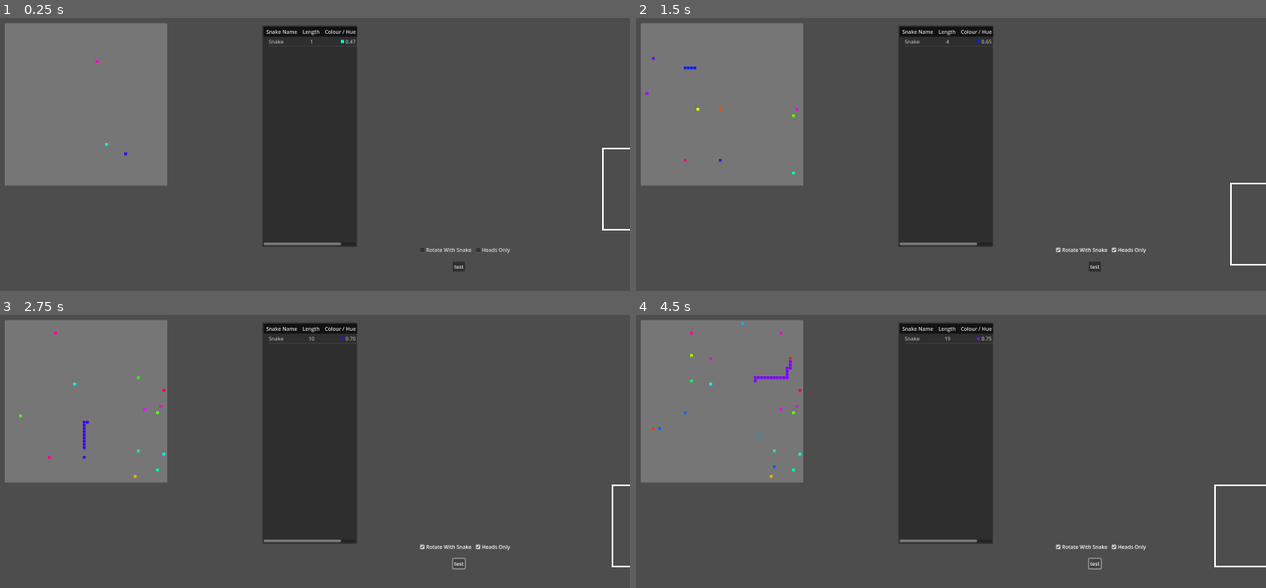
Above: before the commit, frames 1-4 (two rows, left to right).
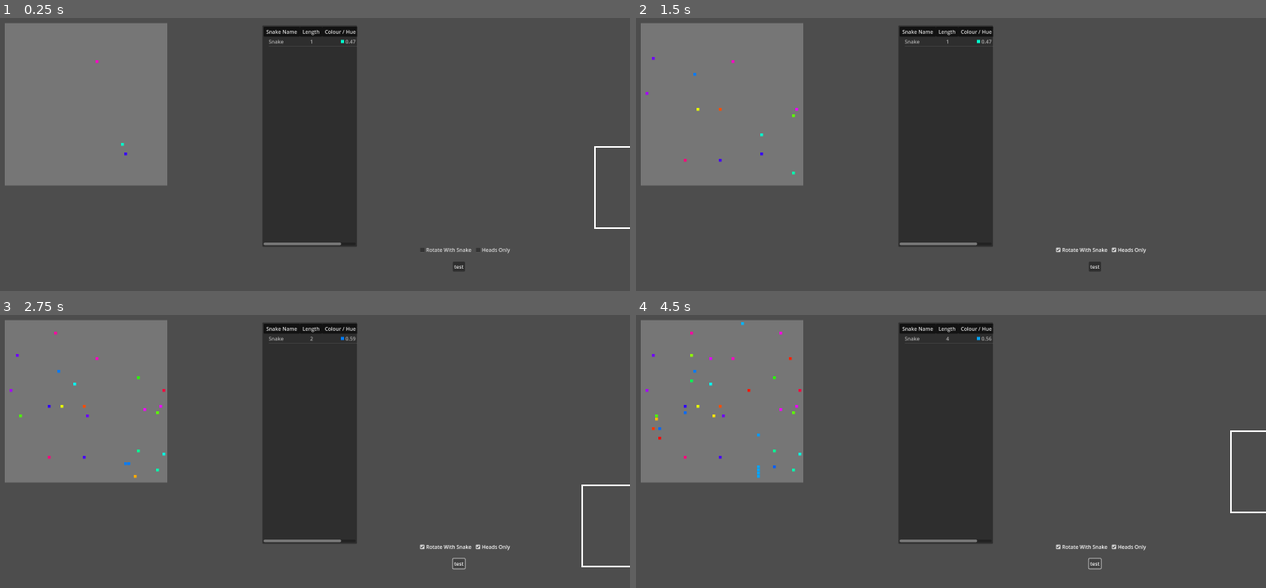
Above: after the commit, the same moments.

Repository: kwdChan/Snake-World
Game: Godot game, scene res://main.tscn
The game is run twice, just before and just after one commit, with the same random seed, the same clock (stepped at 60 frames per second) and the same inputs.
Inputs:
- Up to frame 1 (0.25 s): no input
- Up to frame 2 (1.5 s): click "Rotate With Snake" at 0.5 s; click "Heads Only" at 1.25 s
- Up to frame 3 (2.75 s): click "test" at 2 s
- Up to frame 4 (4.5 s): hold Right (ui_right) 2.78-3.53 s; hold Down (ui_down) 3.53-4.28 s; hold Right (ui_right) from 4.28 s (still down)

The runs differ from the first frame. In frame 1, 0.3% of the frame differs, in the area x 16-100%, y 45-78%; in frame 2, 0.2%; in frame 3, 0.3%; in frame 4, 0.6%, in the area x 1-100%, y 7-93%.

Commit message:
updated rewards logic

Diff:
--- a/SnakeNode.gd
+++ b/SnakeNode.gd
@@ -165,6 +165,7 @@
 
 func _propergate_eaten_signal(_idx):
 
+
 	eaten.emit(idx)
 	#updated_position.emit(idx, null)
 	queue_free()
@@ -184,11 +185,15 @@
 	#print(self, area, idx, ",", area.idx)
 	if idx < area.idx:
 
+
 		area._propergate_eaten_signal(idx)
-		_propergate_lengthen_signal()
-		ate.emit(area)
+
+		if not _snake == area._snake:
+			_propergate_lengthen_signal()
+			ate.emit(area)
 		if not idx == 0:
-			push_warning("A node with non 0 idx ate. idx: %s, area.idx %s"%[idx, area.idx])
+			#push_warning("A node with non 0 idx ate. idx: %s, area.idx %s"%[idx, area.idx])
+			pass
 
 	elif (idx ==  area.idx) and (idx == 0):
 		#print(self, area)
--- a/snake.gd
+++ b/snake.gd
@@ -9,7 +9,7 @@
 # if idx is not 0, it means it is food
 var idx = 0
 
-var _action_intervel := 0.01
+var _action_intervel := 0.1
 
 var policy: Policy
 
@@ -19,7 +19,9 @@
 
 var action_pending := false
 
-
+var got_attacked := false
+
+var just_ate := false
 
 var colour: Color:
 	set(value):
@@ -31,6 +33,7 @@
 	name = 'Snake'
 	$SnakeActionTimer.set_wait_time(_action_intervel)
 	$SnakeActionTimer.start()
+
 
 func _process(_delta):
 
@@ -84,6 +87,11 @@
 		return
 	nodes[0].action(actioncode)
 
+func if_got_attacked():
+	# for punishment
+	var to_return = got_attacked
+	got_attacked = false
+	return to_return
 
 
 func _on_node_eaten(node_idx):
@@ -95,6 +103,8 @@
 		policy.step(self)
 
 		queue_free()
+	got_attacked = true
+
 
 	nodes = nodes.filter(func (x): return (x.idx!=node_idx))
 
@@ -110,15 +120,15 @@
 		return
 
 	if action_pending:
-		push_warning("action pending")
-
-	while action_pending:
-		# wait until the previous action is performed
-		# hopefully it doesn't block everything
-		pass
-	action_pending = true
-	policy.step(self)
-	$SnakeActionTimer.start()
+		#push_warning("action pending")
+		$SnakeActionTimer.wait_time = 0.01
+		$SnakeActionTimer.start()
+
+	else:
+		action_pending = true
+		policy.step(self)
+		$SnakeActionTimer.wait_time = _action_intervel
+		$SnakeActionTimer.start()
 
 func get_edible_parts() -> Array[Vector2i]:
 	if idx > 0:
@@ -134,7 +144,7 @@
 
 func get_head_grid() -> Vector2i:
 	if not len(nodes):
-		push_warning("zero-length snake: get_head_grid")
+		#push_warning("zero-length snake: get_head_grid")
 		return Vector2i(0, 0)
 
 	return nodes[0].grid_pos
@@ -152,11 +162,15 @@
 	return pos
 
 func _on_eat(obj: Object):
+	just_ate = true
 	var food_colour: Color = obj.get("colour")
 	if food_colour:
 		colour = Color.from_hsv(hue_avg(food_colour.h,  colour.h, 1, len(nodes)), 1, 1, 1)
 
-
+func if_just_ate():
+	var to_return = just_ate
+	just_ate = false
+	return to_return
 
 func hue_avg(h1, h2, h1mag=1, h2mag=1):
 	var new_angle = (Vector2.from_angle(h1*TAU)*h1mag + Vector2.from_angle(h2*TAU)*h2mag).angle()
@@ -171,7 +185,7 @@
 
 func to_perspective(grids: Array[Vector2i], to_rotate=true) -> Array[Vector2i]:
 	if not len(nodes):
-		push_warning("zero len snake")
+		#push_warning("zero len snake")
 		return []
 	var origin = nodes[0].grid_pos
 
--- a/snake_action_plan/deep_q_learning_remote.gd
+++ b/snake_action_plan/deep_q_learning_remote.gd
@@ -3,9 +3,9 @@
 
 var ws_client: WSClient
 
-var existing_len: int:
-	set(v):
-		existing_len = v
+var existing_pos: Vector2i
+var existing_len: int
+
 @onready var id = str(get_instance_id())
 
 var last_pos: Vector2i
@@ -21,33 +21,41 @@
 
 func step(_snake: Snake):
 	if (not ws_client.open) :
-		return Action.STAY
+		emit_signal("action_ready", Action.STAY)
+		return
+
 
 	var data = _snake.get_sensory_info()
+	data['time'] = Time.get_ticks_msec()
+	# rewards
+	var new_len = len(_snake.nodes)
+	var new_pos
+	if new_len:
+		new_pos = _snake.nodes[0].grid_pos
+	else:
+		new_pos = Vector2i(0,0)
 
+	# there's one step delay before the snake knows it has eaten. so we have to detect it ourselves
+	data['rewards'] = 0
 
+	if _snake.if_just_ate():
+		data['rewards'] += 1
 
+	# punishment
+	data['rewards'] += min(new_len-existing_len, 0)
 
-	data['time'] = Time.get_ticks_msec()
-
-	var new_len = len(_snake.nodes)
-	data['rewards'] = (new_len - existing_len)
-	#data['rewards'] +=  new_len * 0.01
-
+	if _snake.if_got_attacked():
+		data['rewards']  -= 0.01 # marker
 
 	if new_len == 0:
-		data['rewards'] -= 5
+		data['rewards'] -= 5.005 # marker
 
-	if new_len < existing_len:
-		data['rewards'] -= 0.2
+	existing_pos = new_pos
+	existing_len = new_len
 
-	data['rewards'] = float(data['rewards'])
-
-
-	existing_len = new_len
 	ws_client.send(
 		JSON.stringify(data),
-		"deep_q_pre_extracted",
+		"infer",
 		id
 	)
 
@@ -57,7 +65,7 @@
 		return
 	var time_diff = Time.get_ticks_msec() - message.time
 
-	if time_diff>0:
+	if time_diff>100:
 		print(time_diff)
 	emit_signal("action_ready", message.action)
 
